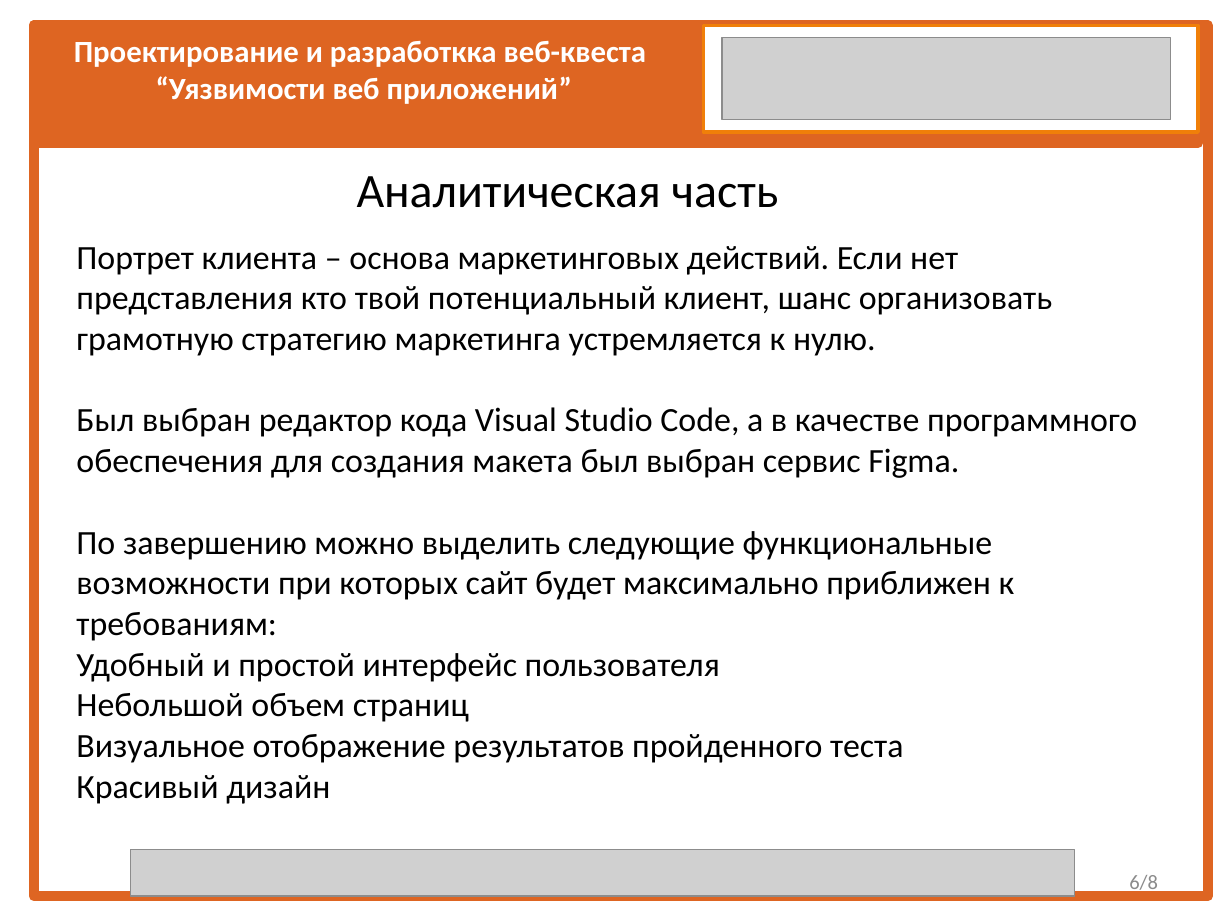
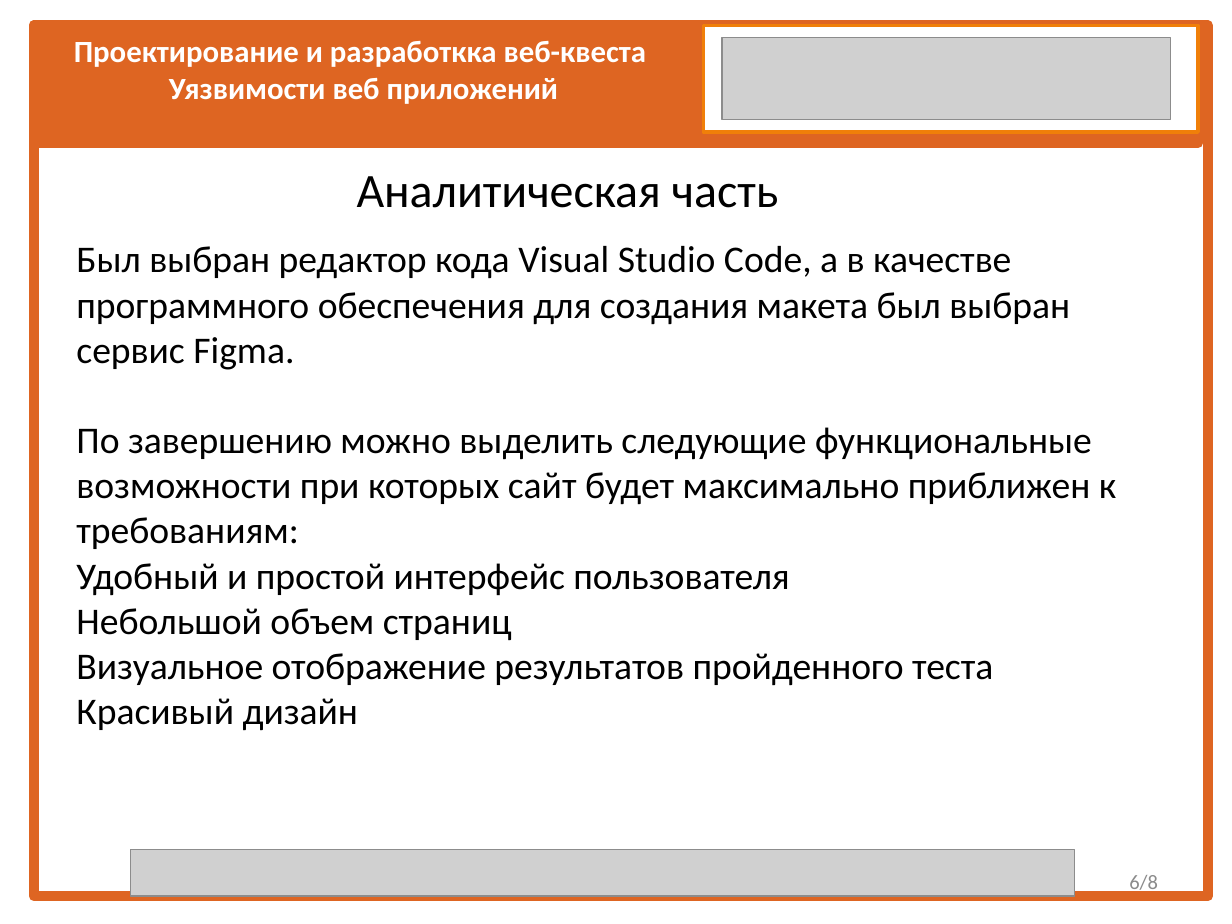
Before and after one commit to Rikishi1488/-, a slide deck: slide 6 of Презентация_шаблон_для защиты КП.pptx. Drawn at 1232x924 pixels with LibreOffice and Linux fonts; fonts in the diff are those of the drawing; grey boxes stand for pictures. Boxes give left, top, right and bottom in pixels: in the first picture for what was removed or moved away, otherwise in the second. Text is boxed around its words. In the diff, an @@ line names an element or a change of style, - is before the commit and + after.

```diff
--- a/Презентация_шаблон_для защиты КП.pptx
+++ b/Презентация_шаблон_для защиты КП.pptx
@@ text at box(169, 78, 558, 104): text changed @@
-“Уязвимости веб приложений”
+Уязвимости веб приложений
@@ title at box(76, 246, 1116, 731): text changed; size 19.8 to 22 pt @@
-Портрет клиента – основа маркетинговых действий. Если нет представления кто твой потенциальный клиент, шанс организовать грамотную стратегию маркетинга устремляется к нулю.
-Был выбран редактор кода Visual Studio Code, а в качестве программного обеспечения для создания макета был выбран сервис Figma.
-По завершению можно выделить следующие функциональные возможности при которых сайт будет максимально приближен к требованиям:
-Удобный и простой интерфейс пользователя
-Небольшой объем страниц
-Визуальное отображение результатов пройденного теста
-Красивый дизайн
+Был выбран редактор кода Visual Studio Code, а в качестве программного обеспечения для создания макета был выбран сервис Figma.
+По завершению можно выделить следующие функциональные возможности при которых сайт будет максимально приближен к требованиям:
+Удобный и простой интерфейс пользователя
+Небольшой объем страниц
+Визуальное отображение результатов пройденного теста
+Красивый дизайн
```
Also in this commit, not shown: 7 other slides changed, 1 other file.
